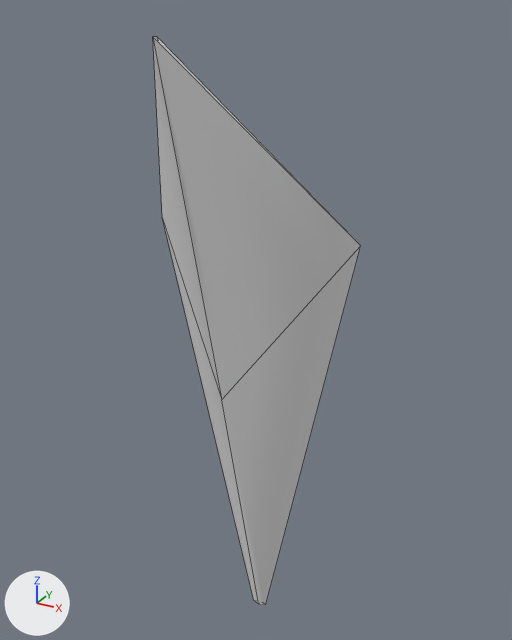
The FBX model Assets/Meshes/PROPS/SM_MuralLamp_01.fbx, before and after one commit.
Both versions are drawn from a camera (50 mm lens) standing at (0.198, -0.362, 0.213) and looking at (0.011, -0.022, 0.043). Arrows for +X, +Y and +Z are at lower left; the lights stay in place. Mesh edges are drawn as thin lines. Where no turn or scale is listed for an object, it has been applied to the vertices.

Objects in the first picture: 'SM_MuralLamp_01'.
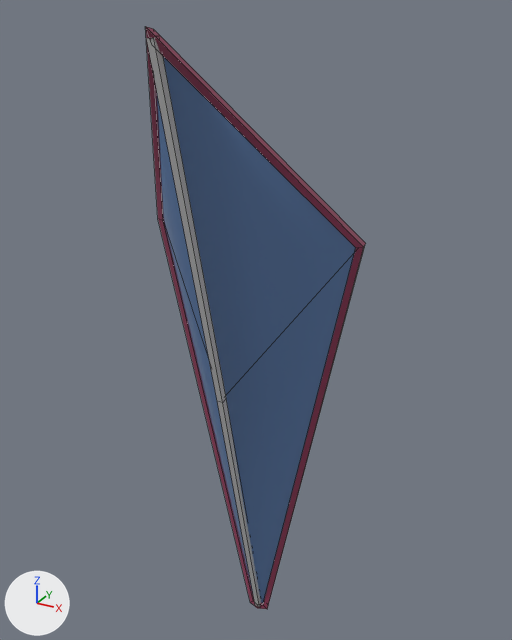
Edits to the bpy script that builds the scene:
```text
Add mat_material__28:
    mat_material__28 = principled_material('Material #28')
    mat_material__28.base_color = (0.309, 0.0518, 0.114)  # red #97405f
    mat_material__28.roughness = 0.0
Add mat_material__29:
    mat_material__29 = principled_material('Material #29')
    mat_material__29.base_color = (0.5, 0.5, 0.5)  # grey #bcbcbc
    mat_material__29.roughness = 0.0
Add mat_material__27:
    mat_material__27 = principled_material('Material #27')
    mat_material__27.base_color = (0.121, 0.22, 0.438)  # blue #6281b1
    mat_material__27.roughness = 0.0
Change me_mesh:
    used by ob_sm_murallamp_01; location = (0.0, 0.0, 0.0)
    remove me_mesh.from_pydata(...)  # 14 vertices, 14 faces; spans x -0.067..0.067, y -0.095..0.0, z -0.202..0.202
    add me_mesh.from_pydata(...)  # 50 vertices, 48 faces; spans x -0.069..0.069, y -0.1..0.001, z -0.204..0.206
    me_mesh part 1: a new loose piece of 24 vertices spanning x -0.069..0.069, y -0.1..0.001, z -0.204..0.206, in mat_material__28 (red #97405f)
    me_mesh part 2
    6 vertices are added at (0.001, -0.001, -0.202), (0.001, -0.005, -0.203), (0.001, -0.047, 0.0), (0.001, -0.051, 0.0), (-0.001, -0.093, 0.203), (-0.001, -0.097, 0.202)
    6 new vertices lie (0.004, 0.0, 0.0) away from vertices in x -0.001..0.001, y -0.097..-0.001, z -0.203..0.203
    10 new faces join them, mat_material__29 (grey #bcbcbc)
    me_mesh part 3: 14 faces spanning x -0.067..0.067, y -0.095..0.0, z -0.202..0.202 switch from no material to mat_material__27 (blue #6281b1)
    add me_mesh.materials.append(mat_material__29)  # grey #bcbcbc
    add me_mesh.materials.append(mat_material__28)  # red #97405f
```

Where the change shows, as pixel boxes (x1, y1, x2, y2) in the pictures (512 x 640 px):
'SM_MuralLamp_01', reshaped: before (153, 37, 361, 605); after (146, 27, 366, 609)
part 1 of me_mesh, added: after (146, 27, 366, 609)
part 2 of me_mesh, added: after (146, 38, 261, 607)
part 3 of me_mesh, recoloured (grey to blue): (157, 56, 356, 603) in both
